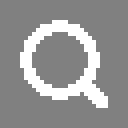
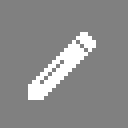
Before/after of a w=128, h=128 layered artwork. What changed in the layer stack:
added layer "Main #6" above "Main #5" over <box>28,32,96,100</box>
hid "Main #5" over <box>20,20,108,108</box>
